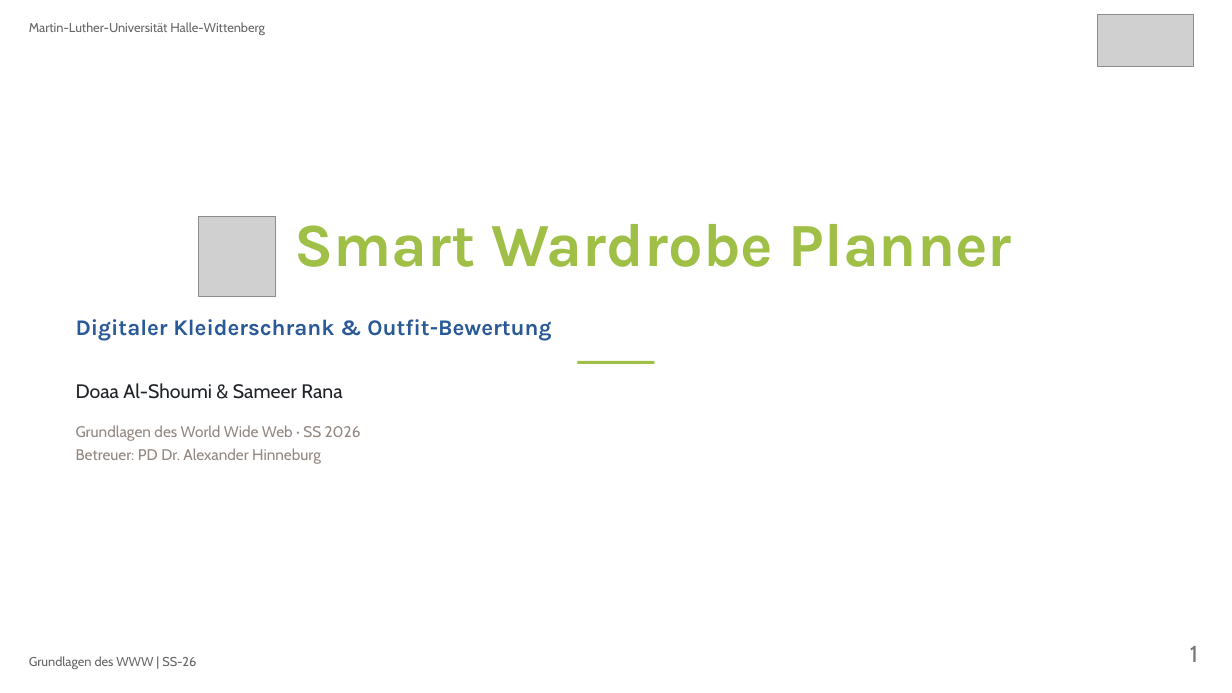
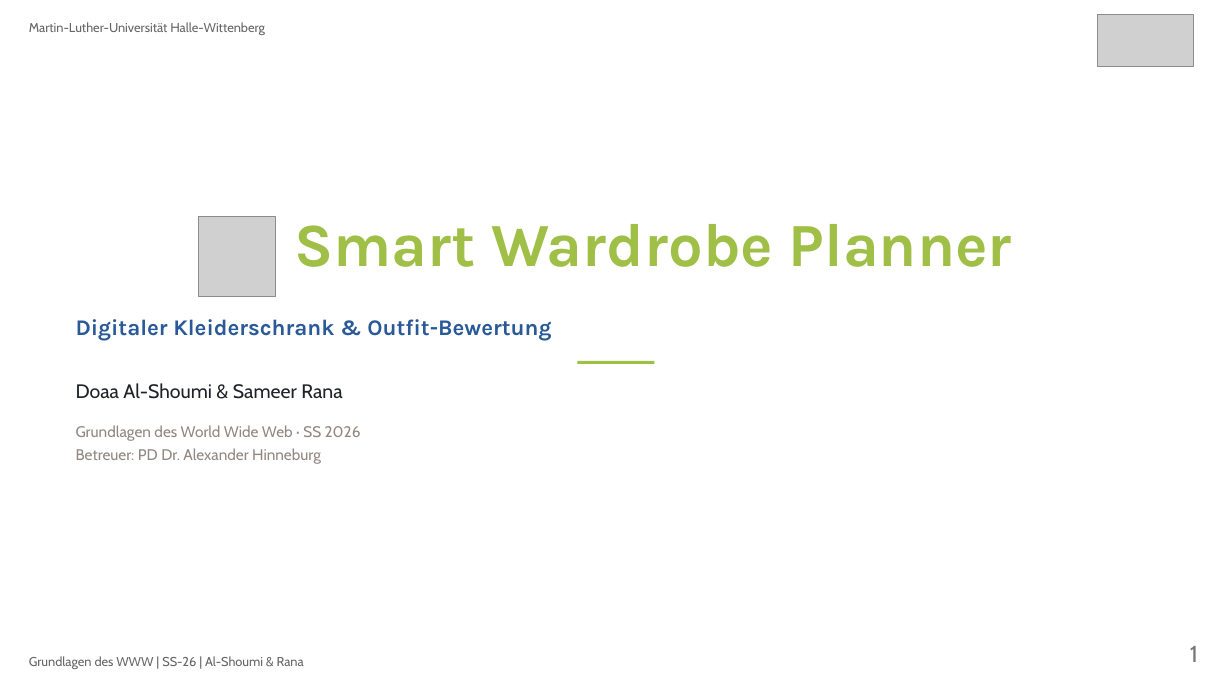
Before and after one commit to samshady/Grundlagen_des_WWW, a slide deck: slide 1 of Praesentation.pptx. Drawn at 1232x693 pixels with LibreOffice and Linux fonts; fonts in the diff are those of the drawing; grey boxes stand for pictures. Boxes give left, top, right and bottom in pixels: in the first picture for what was removed or moved away, otherwise in the second. Text is boxed around its words. In the diff, an @@ line names an element or a change of style, - is before the commit and + after.

```diff
--- a/Praesentation.pptx
+++ b/Praesentation.pptx
@@ text at [29,656,304,669]: text changed @@
-Grundlagen des WWW | SS-26
+Grundlagen des WWW | SS-26 | Al-Shoumi & Rana
```
Also in this commit, not shown: 3 other slides changed, 2 slides added, 1 slide removed, 10 other files.
